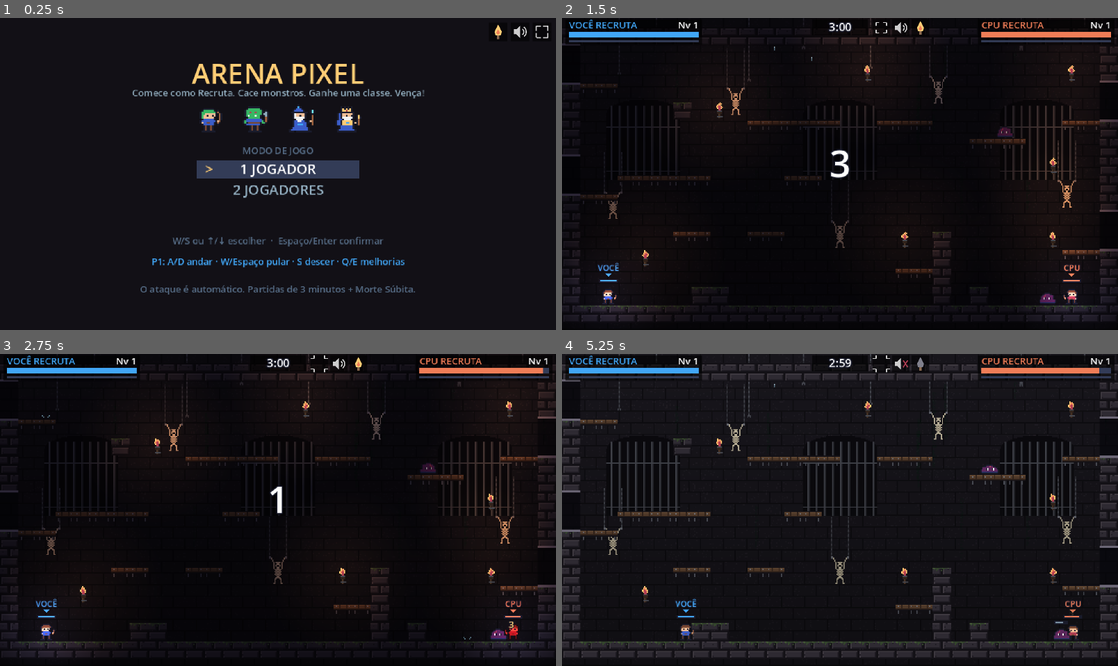
Above: before the commit, frames 1-4 (two rows, left to right).
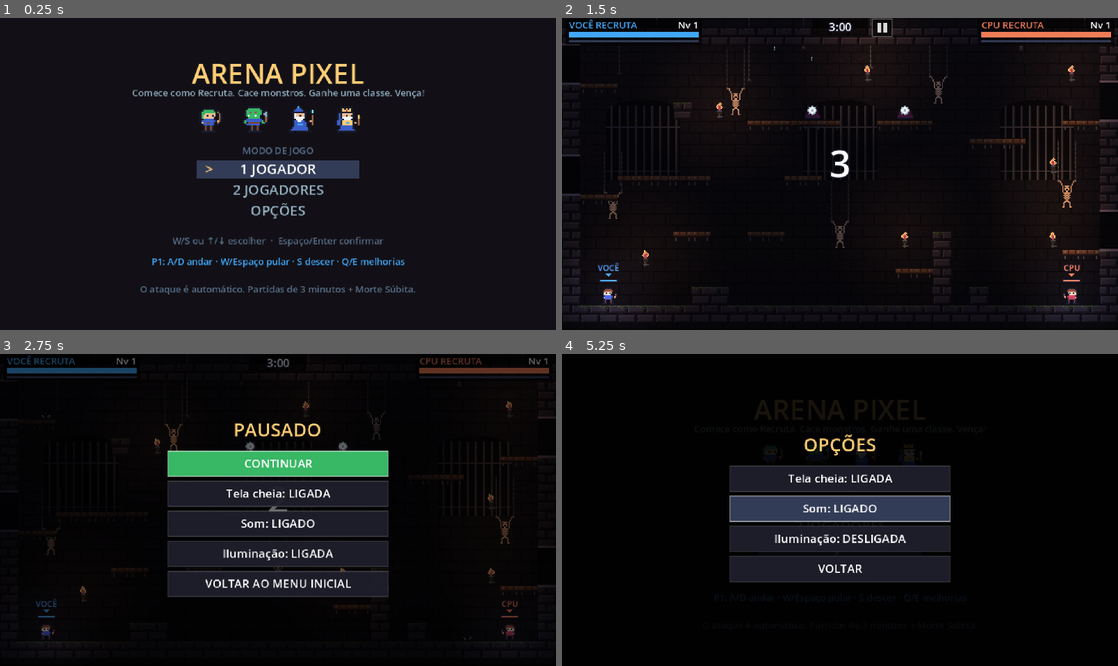
Above: after the commit, the same moments.

Repository: pabllogomez/arena-pixel
Game: Godot game, scene res://scenes/main.tscn
Same seed, same stepped clock (60 frames per second), same inputs: the game is played once before the commit and once after it.
Inputs (mouse positions are in pixels of both pictures, inside the frame that each line leads up to):
- Up to frame 1 (0.25 s): no input
- Up to frame 2 (1.5 s): tap Enter at 0.5 s; drag from (840, 174) to (895, 105) at 0.52 s; drag from (728, 189) to (812, 236) at 1.27 s
- Up to frame 3 (2.75 s): move the mouse to (333, 441) at 2.02 s; hold A (p1_esquerda) from 2.03 s (still down); tap P at 2.1 s; click (333, 441) at 2.17 s; tap F at 2.3 s
- Up to frame 4 (5.25 s): release A (p1_esquerda) at 2.75 s; drag from (812, 572) to (673, 463) at 2.77 s; move the mouse to (1006, 556) at 3.52 s; hold D (p1_direita) 3.53-4.25 s; tap M at 3.6 s; click (1006, 556) at 3.67 s; tap Up (p2_pular) at 3.77 s; tap I at 3.8 s; tap Space (menu_ok) at 4.15 s; drag from (673, 463) to (756, 432) at 4.27 s; move the mouse to (867, 510) at 5.02 s; hold D (p1_direita) from 5.03 s (still down); tap Q (p1_opcao1) at 5.1 s; click (867, 510) at 5.17 s

The runs differ from the first frame. In frame 1, 0.3% of the frame differs, in the area x 45-99%, y 2-65%; in frame 2, 0.6%; in frame 3, 22%; in frame 4, 28%, in the area x 0-100%, y 0-98%.

Commit message:
Pausa, opções no menu, cartas de melhoria grandes e monstros longe no início
- Botão de pausa ao lado do cronômetro (Esc/P): continuar, tela cheia, som,
  iluminação e voltar ao menu inicial; o jogo congela de verdade
- Item OPÇÕES no menu inicial com o mesmo painel
- Cartas de melhoria grandes na lateral (clique/toque/Q-E); no solo o jogo
  pausa enquanto escolhe e volta com contagem de 3 s (também ao sair da pausa)
- Monstros, lacaios e projéteis ficam parados durante a contagem
- Monstros nascem no ponto mais distante dos jogadores

Co-Authored-By: Claude Opus 5.5 <noreply@anthropic.com>
Claude-Session: https://claude.ai/code/session_01VZZvi9rokBTuAsTVg29uDm

Diff:
--- a/scripts/controle_humano.gd
+++ b/scripts/controle_humano.gd
@@ -14,11 +14,7 @@
 	pulo_apertou = Input.is_action_just_pressed(_a("pular"))
 	pulo_soltou = Input.is_action_just_released(_a("pular"))
 	descer_apertou = Input.is_action_just_pressed(_a("descer"))
-	opcao = -1
-	if Input.is_action_just_pressed(_a("opcao1")):
-		opcao = 0
-	elif Input.is_action_just_pressed(_a("opcao2")):
-		opcao = 1
+	opcao = -1  # melhorias de humanos são escolhidas pela partida (funciona até pausado)
 
 
 func _a(nome_acao: String) -> String:
--- a/scripts/controles_toque.gd
+++ b/scripts/controles_toque.gd
@@ -9,7 +9,7 @@
 ## lados anda (mais longe = mais rápido), para baixo desce da plataforma.
 ## Lado direito: botão de pular. Suporta vários dedos ao mesmo tempo.
 
-## "menu", "jogo" ou "fim" (calculado a partir da partida atual)
+## "menu", "jogo", "pausa" ou "fim" (calculado a partir da partida atual)
 var modo := "menu"
 ## Partida em andamento (o main.gd preenche; null no menu)
 var partida: Node
@@ -42,7 +42,12 @@
 func _process(_delta: float) -> void:
 	var novo := "menu"
 	if partida != null and is_instance_valid(partida):
-		novo = "fim" if partida.fim else "jogo"
+		if partida.fim:
+			novo = "fim"
+		elif partida.pausado or partida.escolhendo:
+			novo = "pausa"
+		else:
+			novo = "jogo"
 	if novo != modo:
 		soltar_tudo()
 		modo = novo
@@ -57,13 +62,6 @@
 	if modo == "jogo":
 		var tela := get_viewport().get_visible_rect().size
 		b["pular"] = {"centro": Vector2(tela.x - 40, tela.y - 46), "raio": 28.0, "acao": "p1_pular", "seta": Vector2.UP}
-		b["sair"] = {"rect": Rect2(tela.x / 2.0 - 66, 1, 36, 15), "acao": "menu_voltar", "simbolo": "MENU"}
-		if partida != null and partida.jogadores.has(1):
-			var l = partida.jogadores[1]
-			if not l.escolhas.is_empty() and l.vivo:
-				# Mesmas posições das linhas do painel de escolha no HUD
-				b["opcao1"] = {"rect": Rect2(3, 37, 156, 10), "acao": "p1_opcao1"}
-				b["opcao2"] = {"rect": Rect2(3, 47, 156, 10), "acao": "p1_opcao2"}
 	elif modo == "fim":
 		var c := get_viewport().get_visible_rect().size / 2.0
 		b["revanche"] = {"rect": Rect2(c.x - 92, c.y + 32, 88, 18), "acao": "menu_ok", "simbolo": "REVANCHE"}
@@ -86,36 +84,27 @@
 
 # ------------------------------------------------------------------ Tela cheia
 
-const ICONES := ["tela_cheia", "som", "luz"]
-
-
-func _rect_icone(i: int) -> Rect2:
-	## Ícones ao lado do cronômetro na partida; no canto superior direito no menu.
+func _rect_pausa() -> Rect2:
+	## Botão de pausa ao lado do cronômetro (só durante a partida).
 	var tela := get_viewport().get_visible_rect().size
-	if modo == "menu":
-		return Rect2(tela.x - 20 - i * 19, 4, 16, 16)
-	return Rect2(tela.x / 2.0 + 28 + i * 17, 1, 15, 15)
-
-
-func _rect_tela_cheia() -> Rect2:
-	return _rect_icone(0)
-
-
-func _icone_em(pos: Vector2) -> int:
-	for i in ICONES.size():
-		if _rect_icone(i).grow(2).has_point(pos):
-			return i
-	return -1
-
-
-func _acionar_icone(i: int) -> void:
-	match ICONES[i]:
-		"tela_cheia":
-			alternar_tela_cheia()
-		"som":
-			Jogo.definir_som(not Jogo.som)
-		"luz":
-			Jogo.definir_iluminacao(not Jogo.iluminacao)
+	return Rect2(tela.x / 2.0 + 28, 1, 17, 15)
+
+
+func _na_pausa(pos: Vector2) -> bool:
+	return modo == "jogo" and _rect_pausa().grow(3).has_point(pos)
+
+
+func _sobre_cartas(pos: Vector2) -> bool:
+	## Toque numa carta de melhoria não deve criar o joystick.
+	if partida == null or not is_instance_valid(partida):
+		return false
+	var hud = partida.hud
+	if not hud.mostra_cartas(1):
+		return false
+	for r in hud.rects_cartas(1):
+		if (r as Rect2).has_point(pos):
+			return true
+	return false
 
 
 func alternar_tela_cheia() -> void:
@@ -133,24 +122,24 @@
 	if event is InputEventScreenTouch or event is InputEventScreenDrag:
 		if not Jogo.toque:
 			Jogo.toque = true
-	# Ícones do topo (o toque também chega aqui como clique) e atalhos F / M / I
+	# Botão de pausa (o toque também chega aqui como clique)
 	if event is InputEventMouseButton and event.pressed and event.button_index == MOUSE_BUTTON_LEFT:
-		var i := _icone_em(event.position)
-		if i >= 0:
-			_acionar_icone(i)
+		if _na_pausa(event.position):
+			partida.pausar()
 			get_viewport().set_input_as_handled()
 			return
+	# Atalhos de teclado: F tela cheia, M som, I iluminação
 	if event is InputEventKey and event.pressed and not event.echo:
 		match event.physical_keycode:
 			KEY_F:
-				_acionar_icone(0)
+				alternar_tela_cheia()
 			KEY_M:
-				_acionar_icone(1)
+				Jogo.definir_som(not Jogo.som)
 			KEY_I:
-				_acionar_icone(2)
-	if event is InputEventScreenTouch and _icone_em(event.position) >= 0:
-		return  # não aperta nenhum botão de jogo por baixo
-	if modo == "menu":
+				Jogo.definir_iluminacao(not Jogo.iluminacao)
+	if event is InputEventScreenTouch and (_na_pausa(event.position) or _sobre_cartas(event.position)):
+		return  # deixa o clique chegar ao botão/carta
+	if modo == "menu" or modo == "pausa":
 		return
 	if event is InputEventScreenTouch:
 		var t := event as InputEventScreenTouch
@@ -235,7 +224,6 @@
 func _acao_de(nome: String) -> String:
 	var mapa := {
 		"pular": "p1_pular",
-		"sair": "menu_voltar", "opcao1": "p1_opcao1", "opcao2": "p1_opcao2",
 		"revanche": "menu_ok", "menu": "menu_voltar",
 	}
 	return mapa.get(nome, "")
@@ -251,7 +239,8 @@
 # ------------------------------------------------------------------ Desenho
 
 func _draw() -> void:
-	_desenhar_icones()
+	if modo == "jogo":
+		_desenhar_botao_pausa()
 	if not Jogo.toque:
 		return
 	var fonte := ThemeDB.fallback_font
@@ -303,50 +292,13 @@
 	draw_circle(_joy_pos, 10.0, Color(1, 1, 1, 0.45))
 
 
-func _desenhar_icones() -> void:
-	_desenhar_tela_cheia()
-	var cor := Color(1, 1, 1, 0.8)
-	# Som: alto-falante + ondas (ou X quando mudo)
-	var r := _rect_icone(1)
-	draw_rect(r, Color(0, 0, 0, 0.55))
+func _desenhar_botao_pausa() -> void:
+	var r := _rect_pausa()
+	draw_rect(r, Color(0, 0, 0, 0.6))
+	draw_rect(r, Color(1, 1, 1, 0.3), false, 1.0)
 	var c := r.get_center()
-	var k := r.size.x / 15.0
-	draw_colored_polygon(PackedVector2Array([c + Vector2(-5, -2) * k, c + Vector2(-3, -2) * k, c + Vector2(0, -5) * k,
-			c + Vector2(0, 5) * k, c + Vector2(-3, 2) * k, c + Vector2(-5, 2) * k]), cor)
-	if Jogo.som:
-		draw_arc(c + Vector2(0, 0), 3.0 * k, -0.9, 0.9, 6, cor, 1.0)
-		draw_arc(c + Vector2(0, 0), 5.0 * k, -0.9, 0.9, 8, cor, 1.0)
-	else:
-		draw_line(c + Vector2(2, -3) * k, c + Vector2(6, 3) * k, Color("b13e53"), 1.0)
-		draw_line(c + Vector2(6, -3) * k, c + Vector2(2, 3) * k, Color("b13e53"), 1.0)
-	# Iluminação: chama de tocha (apagada = cinza)
-	r = _rect_icone(2)
-	draw_rect(r, Color(0, 0, 0, 0.55))
-	c = r.get_center()
-	var chama := Color("ffcd75") if Jogo.iluminacao else Color(0.5, 0.5, 0.55)
-	draw_colored_polygon(PackedVector2Array([c + Vector2(0, -6) * k, c + Vector2(3, 0) * k, c + Vector2(2, 3) * k,
-			c + Vector2(-2, 3) * k, c + Vector2(-3, 0) * k]), chama)
-	if Jogo.iluminacao:
-		draw_colored_polygon(PackedVector2Array([c + Vector2(0, -2) * k, c + Vector2(1.5, 1) * k, c + Vector2(0, 2.5) * k,
-				c + Vector2(-1.5, 1) * k]), Color("ef7d57"))
-	draw_rect(Rect2(c + Vector2(-1, 3) * k, Vector2(2, 3) * k), Color("8a6a50"))
-
-
-func _desenhar_tela_cheia() -> void:
-	var r := _rect_tela_cheia()
-	var cheia := DisplayServer.window_get_mode() == DisplayServer.WINDOW_MODE_FULLSCREEN
-	draw_rect(r, Color(0, 0, 0, 0.55))
-	var cor := Color(1, 1, 1, 0.8)
-	var t := 3.0 if r.size.x < 16.0 else 4.0
-	var m := 3.0
-	# Quatro cantos: apontando para fora (entrar) ou para dentro (sair)
-	for canto in [Vector2(0, 0), Vector2(1, 0), Vector2(0, 1), Vector2(1, 1)]:
-		var c: Vector2 = canto
-		var p: Vector2 = r.position + Vector2(m, m) + c * (r.size - Vector2(m, m) * 2.0)
-		var dx := (1.0 if c.x == 0 else -1.0) * (-1.0 if cheia else 1.0)
-		var dy := (1.0 if c.y == 0 else -1.0) * (-1.0 if cheia else 1.0)
-		draw_line(p, p + Vector2(dx * t, 0), cor, 1.0)
-		draw_line(p, p + Vector2(0, dy * t), cor, 1.0)
+	draw_rect(Rect2(c + Vector2(-4, -4), Vector2(3, 8)), Color(1, 1, 1, 0.85))
+	draw_rect(Rect2(c + Vector2(1, -4), Vector2(3, 8)), Color(1, 1, 1, 0.85))
 
 
 func _texto(fonte: Font, pos: Vector2, texto: String, tam: int, cor: Color) -> void:
--- a/scripts/hud.gd
+++ b/scripts/hud.gd
@@ -3,9 +3,14 @@
 ## anúncios, contagem regressiva e tela de fim de partida.
 
 const LARG_PAINEL := 112.0
-const LARG_ESCOLHA := 150.0
+const LARG_CARTA := 168.0
+const ALT_CARTA := 36.0
 
 var partida: Node
+
+
+func _ready() -> void:
+	mouse_filter = MOUSE_FILTER_PASS  # recebe cliques/toques nas cartas de melhoria
 
 
 func _process(_delta: float) -> void:
@@ -32,6 +37,13 @@
 		var a: float = clampf(partida.anuncio_t * 2.0, 0.0, 1.0)
 		var cor: Color = partida.anuncio_cor
 		_texto_centro(fonte, centro + Vector2(0, -30), partida.anuncio, 16, Color(cor, a))
+
+	# Solo: jogo parado enquanto escolhe a melhoria
+	if partida.escolhendo:
+		draw_rect(Rect2(Vector2.ZERO, size), Color(0, 0, 0, 0.35))
+	for n in [1, 2]:
+		if mostra_cartas(n):
+			_cartas(fonte, n)
 
 	if partida.fim:
 		draw_rect(Rect2(0, centro.y - 30, size.x, 52), Color(0, 0, 0, 0.7))
@@ -82,24 +94,68 @@
 	draw_rect(Rect2(x, 19, LARG_PAINEL, 2), Color("333c57"))
 	draw_rect(Rect2(x, 19, LARG_PAINEL * float(l.xp) / l.xp_para_proximo(), 2), Color("a7f070"))
 
-	# Escolha de melhoria (só para humanos; o bot escolhe sozinho)
-	if l.escolhas.is_empty() or not l.vivo or l.controle is ControleBot or partida.fim:
-		return
+	# As cartas de melhoria são desenhadas em _cartas() (ficam por cima de tudo)
+
+
+func mostra_cartas(n: int) -> bool:
+	if partida == null or not partida.jogadores.has(n):
+		return false
+	var l: Lutador = partida.jogadores[n]
+	return not l.escolhas.is_empty() and l.vivo and not (l.controle is ControleBot) and not partida.fim
+
+
+func rects_cartas(n: int) -> Array:
+	## Duas cartas grandes empilhadas, centralizadas na vertical
+	## (P1 no lado esquerdo, P2 no direito).
+	var x := 8.0 if n == 1 else size.x - 8.0 - LARG_CARTA
+	var y0 := size.y / 2.0 - ALT_CARTA - 2.0
+	return [Rect2(x, y0, LARG_CARTA, ALT_CARTA), Rect2(x, y0 + ALT_CARTA + 6.0, LARG_CARTA, ALT_CARTA)]
+
+
+func _cartas(fonte: Font, n: int) -> void:
+	var l: Lutador = partida.jogadores[n]
 	var par: Array = l.escolhas[0]
+	var rects := rects_cartas(n)
+	var pulso := 0.55 + 0.45 * sin(Time.get_ticks_msec() / 160.0)
+	var verde := Color("a7f070")
+	var titulo := "SUBIU DE NÍVEL!"
+	if l.escolhas.size() > 1:
+		titulo += "  (+%d)" % (l.escolhas.size() - 1)
+	var r0: Rect2 = rects[0]
+	draw_string_outline(fonte, r0.position + Vector2(2, -6), titulo, HORIZONTAL_ALIGNMENT_LEFT, -1, 10, 4, Color("1a1c2c"))
+	draw_string(fonte, r0.position + Vector2(2, -6), titulo, HORIZONTAL_ALIGNMENT_LEFT, -1, 10, verde)
 	var teclas := ["Q", "E"] if n == 1 else ["1", "2"]
-	if Jogo.toque and n == 1:
-		teclas = ["toque", "toque"]
-	var ex := 6.0 if n == 1 else size.x - 6.0 - LARG_ESCOLHA
-	var y := 27.0
-	draw_rect(Rect2(ex - 3, y, LARG_ESCOLHA + 6, 31), Color(0, 0, 0, 0.8))
-	draw_rect(Rect2(ex - 3, y, LARG_ESCOLHA + 6, 1), Color("a7f070"))
-	var extra := "" if l.escolhas.size() == 1 else "  (+%d)" % (l.escolhas.size() - 1)
-	draw_string(fonte, Vector2(ex, y + 9), "SUBIU DE NÍVEL! Escolha:" + extra,
-			HORIZONTAL_ALIGNMENT_LEFT, -1, 8, Color("a7f070"))
 	for i in 2:
+		var r: Rect2 = rects[i]
 		var m: Dictionary = par[i]
-		var linha := "[%s] %s: %s" % [teclas[i], m["nome"], m["desc"]]
-		draw_string(fonte, Vector2(ex, y + 19 + i * 9), linha, HORIZONTAL_ALIGNMENT_LEFT, -1, 8, Color.WHITE)
+		draw_rect(r, Color(0.06, 0.06, 0.09, 0.88))
+		draw_rect(r, Color(verde, pulso), false, 1.0)
+		var tx := r.position.x + 8.0
+		if not (Jogo.toque and n == 1):
+			# Tecla correspondente
+			var badge := Rect2(r.position + Vector2(6, r.size.y / 2.0 - 8), Vector2(16, 16))
+			draw_rect(badge, Color("333c57"))
+			draw_rect(badge, Color(1, 1, 1, 0.4), false, 1.0)
+			var lt := fonte.get_string_size(teclas[i], HORIZONTAL_ALIGNMENT_LEFT, -1, 10).x
+			draw_string(fonte, badge.get_center() + Vector2(-lt / 2.0, 4), teclas[i], HORIZONTAL_ALIGNMENT_LEFT, -1, 10, Color.WHITE)
+			tx = badge.end.x + 6.0
+		draw_string(fonte, Vector2(tx, r.position.y + 15), m["nome"], HORIZONTAL_ALIGNMENT_LEFT, -1, 12, Color.WHITE)
+		draw_string(fonte, Vector2(tx, r.position.y + 28), m["desc"], HORIZONTAL_ALIGNMENT_LEFT, -1, 9, Color("94b0c2"))
+
+
+func _gui_input(event: InputEvent) -> void:
+	# Clique ou toque numa carta escolhe a melhoria
+	if event is InputEventMouseButton and event.pressed and event.button_index == MOUSE_BUTTON_LEFT:
+		for n in [1, 2]:
+			if not mostra_cartas(n):
+				continue
+			var rects := rects_cartas(n)
+			for i in 2:
+				var r: Rect2 = rects[i]
+				if r.has_point(event.position):
+					partida.jogadores[n].escolher_melhoria(i)
+					accept_event()
+					return
 
 
 func _texto_centro(fonte: Font, pos: Vector2, texto: String, tam: int, cor: Color) -> void:
--- a/scripts/jogo.gd
+++ b/scripts/jogo.gd
@@ -144,11 +144,13 @@
 	_acao("menu_baixo", [KEY_S, KEY_DOWN])
 	_acao("menu_ok", [KEY_SPACE, KEY_ENTER, KEY_KP_ENTER, KEY_KP_0, KEY_0])
 	_acao("menu_voltar", [KEY_ESCAPE, KEY_BACKSPACE])
+	_acao("pausar", [KEY_ESCAPE, KEY_P])
 	for dev in [0, 1]:
 		_botao("menu_cima", dev, JOY_BUTTON_DPAD_UP)
 		_botao("menu_baixo", dev, JOY_BUTTON_DPAD_DOWN)
 		_botao("menu_ok", dev, JOY_BUTTON_A)
 		_botao("menu_voltar", dev, JOY_BUTTON_B)
+		_botao("pausar", dev, JOY_BUTTON_START)
 	# Controles (gamepad): 1º controle = P1, 2º controle = P2
 	for j in [1, 2]:
 		var dev: int = j - 1
--- a/scripts/lutador.gd
+++ b/scripts/lutador.gd
@@ -350,10 +350,15 @@
 
 
 func _ler_escolhas() -> void:
-	if escolhas.is_empty() or controle.opcao < 0:
+	if controle.opcao >= 0:
+		escolher_melhoria(controle.opcao)
+
+
+func escolher_melhoria(op: int) -> void:
+	if escolhas.is_empty():
 		return
 	var par: Array = escolhas.pop_front()
-	var m: Dictionary = par[controle.opcao]
+	var m: Dictionary = par[op]
 	Melhorias.aplicar(self, m)
 	partida.mostrar_texto(global_position + Vector2(0, -20), m["nome"], Color.WHITE)
 
--- a/scripts/menu.gd
+++ b/scripts/menu.gd
@@ -3,7 +3,7 @@
 
 signal jogar
 
-const MODOS := ["1 JOGADOR", "2 JOGADORES"]
+const MODOS := ["1 JOGADOR", "2 JOGADORES", "OPÇÕES"]
 const DIFICULDADES := ["FÁCIL", "NORMAL", "DIFÍCIL"]
 
 var _tela := "modo"  # "modo" ou "dificuldade"
@@ -18,7 +18,21 @@
 		_texturas.append(load("res://assets/sprites/%s_1.png" % c))
 
 
+var _painel: Control = null
+
+
+func _abrir_opcoes() -> void:
+	_painel = preload("res://scripts/painel_opcoes.gd").new()
+	_painel.na_pausa = false
+	_painel.continuar.connect(func() -> void:
+		_painel.queue_free()
+		_painel = null)
+	add_child(_painel)
+
+
 func _gui_input(event: InputEvent) -> void:
+	if _painel != null:
+		return
 	# Toque ou clique: escolhe a opção tocada (o toque vira clique automaticamente)
 	if event is InputEventMouseButton and event.pressed and event.button_index == MOUSE_BUTTON_LEFT:
 		var pos: Vector2 = event.position - _deslocamento()
@@ -35,6 +49,9 @@
 
 func _confirmar() -> void:
 	Jogo.tocar("nivel")
+	if _tela == "modo" and MODOS[_sel] == "OPÇÕES":
+		_abrir_opcoes()
+		return
 	if _tela == "modo":
 		Jogo.solo = _sel == 0
 		if Jogo.solo:
@@ -49,6 +66,9 @@
 
 func _process(delta: float) -> void:
 	_t += delta
+	queue_redraw()
+	if _painel != null:
+		return  # o painel de opções cuida do teclado enquanto está aberto
 	var opcoes := MODOS if _tela == "modo" else DIFICULDADES
 	if Input.is_action_just_pressed("menu_cima"):
 		_sel = wrapi(_sel - 1, 0, opcoes.size())
--- /dev/null
+++ b/scripts/painel_opcoes.gd
@@ -0,0 +1,115 @@
+extends Control
+## Painel de opções, usado na pausa (com "Continuar" e "Voltar ao menu
+## inicial") e no item "OPÇÕES" do menu inicial (com "Voltar").
+## Botões grandes para o toque; no teclado: W/S ou setas + Espaço/Enter, Esc fecha.
+
+signal continuar
+signal sair_para_menu
+
+## true na pausa; false no menu inicial
+var na_pausa := true
+
+var _sel := 0
+var _quadros := 0  # ignora o teclado no 1º quadro (a tecla que abriu o painel)
+const LARG := 190.0
+const ALT_ITEM := 22.0
+const ESPACO := 4.0
+
+
+func _ready() -> void:
+	set_anchors_and_offsets_preset(PRESET_FULL_RECT)
+	mouse_filter = MOUSE_FILTER_STOP
+
+
+func _itens() -> Array:
+	var cheia := DisplayServer.window_get_mode() == DisplayServer.WINDOW_MODE_FULLSCREEN
+	var itens: Array = []
+	if na_pausa:
+		itens.append(["continuar", "CONTINUAR"])
+	itens.append(["tela_cheia", "Tela cheia: " + ("LIGADA" if cheia else "DESLIGADA")])
+	itens.append(["som", "Som: " + ("LIGADO" if Jogo.som else "DESLIGADO")])
+	itens.append(["luz", "Iluminação: " + ("LIGADA" if Jogo.iluminacao else "DESLIGADA")])
+	itens.append(["menu", "VOLTAR AO MENU INICIAL" if na_pausa else "VOLTAR"])
+	return itens
+
+
+func _rect_item(i: int) -> Rect2:
+	var n := _itens().size()
+	var alt_total := n * ALT_ITEM + (n - 1) * ESPACO
+	var y0 := size.y / 2.0 - alt_total / 2.0 + 12.0
+	return Rect2(size.x / 2.0 - LARG / 2.0, y0 + i * (ALT_ITEM + ESPACO), LARG, ALT_ITEM)
+
+
+func _acionar(id: String) -> void:
+	Jogo.tocar("pulo")
+	match id:
+		"continuar":
+			continuar.emit()
+		"tela_cheia":
+			if DisplayServer.window_get_mode() == DisplayServer.WINDOW_MODE_FULLSCREEN:
+				DisplayServer.window_set_mode(DisplayServer.WINDOW_MODE_WINDOWED)
+			else:
+				DisplayServer.window_set_mode(DisplayServer.WINDOW_MODE_FULLSCREEN)
+				if OS.has_feature("web"):
+					JavaScriptBridge.eval("try { screen.orientation.lock('landscape').catch(function(){}); } catch (e) {}")
+		"som":
+			Jogo.definir_som(not Jogo.som)
+		"luz":
+			Jogo.definir_iluminacao(not Jogo.iluminacao)
+		"menu":
+			if na_pausa:
+				sair_para_menu.emit()
+			else:
+				continuar.emit()
+
+
+func _gui_input(event: InputEvent) -> void:
+	if event is InputEventMouseButton and event.pressed and event.button_index == MOUSE_BUTTON_LEFT:
+		var itens := _itens()
+		for i in itens.size():
+			if _rect_item(i).grow(2).has_point(event.position):
+				_sel = i
+				_acionar(itens[i][0])
+				accept_event()
+				return
+
+
+func _process(_delta: float) -> void:
+	_quadros += 1
+	queue_redraw()
+	if _quadros < 2:
+		return
+	var itens := _itens()
+	if Input.is_action_just_pressed("menu_cima"):
+		_sel = wrapi(_sel - 1, 0, itens.size())
+	elif Input.is_action_just_pressed("menu_baixo"):
+		_sel = wrapi(_sel + 1, 0, itens.size())
+	elif Input.is_action_just_pressed("menu_ok"):
+		_acionar(itens[_sel][0])
+	elif Input.is_action_just_pressed("menu_voltar") or Input.is_action_just_pressed("pausar"):
+		continuar.emit()
+	queue_redraw()
+
+
+func _draw() -> void:
+	var fonte := ThemeDB.fallback_font
+	draw_rect(Rect2(Vector2.ZERO, size), Color(0, 0, 0, 0.6 if na_pausa else 0.9))
+	var itens := _itens()
+	var topo := _rect_item(0).position.y - 26.0
+	var titulo := "PAUSADO" if na_pausa else "OPÇÕES"
+	_texto(fonte, Vector2(size.x / 2.0, topo + 8.0), titulo, 16, Color("ffcd75"))
+	for i in itens.size():
+		var r := _rect_item(i)
+		var sel := i == _sel
+		var destaque: bool = itens[i][0] in ["continuar"]
+		var fundo := Color("333c57") if sel else Color(0.12, 0.12, 0.17, 0.95)
+		if destaque:
+			fundo = Color("38b764") if sel else Color("257179")
+		draw_rect(r, fundo)
+		draw_rect(r, Color(1, 1, 1, 0.5 if sel else 0.15), false, 1.0)
+		_texto(fonte, r.get_center(), itens[i][1], 10, Color.WHITE)
+
+
+func _texto(fonte: Font, pos: Vector2, texto: String, tam: int, cor: Color) -> void:
+	var larg := fonte.get_string_size(texto, HORIZONTAL_ALIGNMENT_LEFT, -1, tam).x
+	draw_string(fonte, pos + Vector2(-larg / 2.0, tam / 3.0), texto, HORIZONTAL_ALIGNMENT_LEFT, -1, tam, cor)
--- a/scripts/partida.gd
+++ b/scripts/partida.gd
@@ -74,6 +74,11 @@
 var anuncio_t := 0.0
 
 var _t_monstro := 0.0
+## Jogo pausado pelo botão de pausa / Esc
+var pausado := false
+## Modo solo: jogo parado enquanto o jogador escolhe a melhoria
+var escolhendo := false
+var _painel_pausa: Control
 var _tremor := 0.0
 var _t_nevoa := 0.0
 var _t_fim := 0.0
@@ -112,6 +117,71 @@
 
 	for i in 2:
 		_criar_monstro()
+	_congelar(true)  # tudo parado durante a contagem inicial
+
+
+func _congelar(sim: bool) -> void:
+	## Congela personagens, monstros, lacaios e projéteis (tochas e pingos seguem).
+	entidades.process_mode = Node.PROCESS_MODE_DISABLED if sim else Node.PROCESS_MODE_INHERIT
+
+
+func congelado() -> bool:
+	return pausado or escolhendo or contagem > 0.0
+
+
+func _retomar_com_contagem() -> void:
+	contagem = 3.0
+	for l in jogadores.values():
+		l.ativo = false
+
+
+func pausar() -> void:
+	if pausado or fim:
+		return
+	pausado = true
+	_congelar(true)
+	_painel_pausa = preload("res://scripts/painel_opcoes.gd").new()
+	_painel_pausa.na_pausa = true
+	_painel_pausa.continuar.connect(_despausar)
+	_painel_pausa.sair_para_menu.connect(func() -> void: voltar.emit())
+	$HUD.add_child(_painel_pausa)
+
+
+func _despausar() -> void:
+	if _painel_pausa != null:
+		_painel_pausa.queue_free()
+		_painel_pausa = null
+	pausado = false
+	if not escolhendo:
+		_retomar_com_contagem()
+
+
+func _humano_solo() -> Lutador:
+	## No modo solo, o jogador humano (null se não for solo).
+	var humanos: Array = jogadores.values().filter(func(j): return j.controle is ControleHumano)
+	return humanos[0] if humanos.size() == 1 else null
+
+
+func _atualizar_escolhas() -> void:
+	# Teclas de melhoria dos humanos (funcionam mesmo com o jogo parado)
+	for n in jogadores:
+		var l: Lutador = jogadores[n]
+		if l.controle is ControleHumano and l.vivo and not l.escolhas.is_empty() and not pausado:
+			if Input.is_action_just_pressed(Jogo.acao(n, "opcao1")):
+				l.escolher_melhoria(0)
+			elif Input.is_action_just_pressed(Jogo.acao(n, "opcao2")):
+				l.escolher_melhoria(1)
+	# Solo: o jogo para enquanto o jogador escolhe e volta com contagem de 3 s
+	var h := _humano_solo()
+	if h == null or fim:
+		return
+	if not escolhendo and h.vivo and not h.escolhas.is_empty() and contagem <= 0.0 and not pausado:
+		escolhendo = true
+		_congelar(true)
+	elif escolhendo and (h.escolhas.is_empty() or not h.vivo):
+		escolhendo = false
+		if not pausado:
+			_retomar_com_contagem()
 
 
 func _montar_tiles(g: Array) -> void:
@@ -133,12 +203,17 @@
 # ------------------------------------------------------------------ Laço principal
 
 func _process(delta: float) -> void:
-	if contagem > -1.0:
+	if contagem > -1.0 and not pausado and not escolhendo:
 		var antes := contagem
 		contagem -= delta
 		if antes > 0.0 and contagem <= 0.0:
+			_congelar(false)
 			for l in jogadores.values():
-				l.ativo = true
+				if l.vivo:
+					l.ativo = true
+	_atualizar_escolhas()
+	if not fim and not pausado and Input.is_action_just_pressed("pausar"):
+		pausar()
 	if anuncio_t > 0.0:
 		anuncio_t -= delta
 	# Tremor de tela (pouso pesado do Orc)
@@ -153,17 +228,19 @@
 		_t_fim += delta
 		if _t_fim > 1.0 and (Input.is_action_just_pressed("p1_pular") or Input.is_action_just_pressed("menu_ok")):
 			revanche.emit()
-	if Input.is_action_just_pressed("menu_voltar"):
+	if fim and Input.is_action_just_pressed("menu_voltar"):
 		voltar.emit()
 
 
 func _physics_process(delta: float) -> void:
 	for n in jogadores:
 		_vida_no_quadro[n] = jogadores[n].vida
+	if congelado():
+		return
 	if portas_abertas:
 		_atravessar_portas(delta)
 	_resgatar_fugitivos()
-	if fim or contagem > 0.0:
+	if fim:
 		return
 
 	if not morte_subita:
@@ -339,16 +416,18 @@
 	var pontos: Array = mapa["pontos_monstro"]
 	if pontos.is_empty():
 		return
-	# Evita nascer em cima de um jogador
+	# Nasce longe dos jogadores: entre vários pontos sorteados, fica com o
+	# que está mais distante do jogador mais próximo
 	var pos: Vector2 = pontos.pick_random()
-	for tentativa in 8:
-		var longe := true
+	var melhor_d := -1.0
+	for tentativa in 12:
+		var p: Vector2 = pontos.pick_random()
+		var d := INF
 		for l in jogadores.values():
-			if l.position.distance_to(pos) < 48.0:
-				longe = false
-		if longe:
-			break
-		pos = pontos.pick_random()
+			d = minf(d, l.position.distance_to(p))
+		if d > melhor_d:
+			melhor_d = d
+			pos = p
 
 	var n := nivel_monstros() - 1
 	var faixa := clampi(1 + n / 2, 1, 4)  # níveis 1, 2-3, 4-5, 6+
Not shown, added: scripts/painel_opcoes.gd.uid
